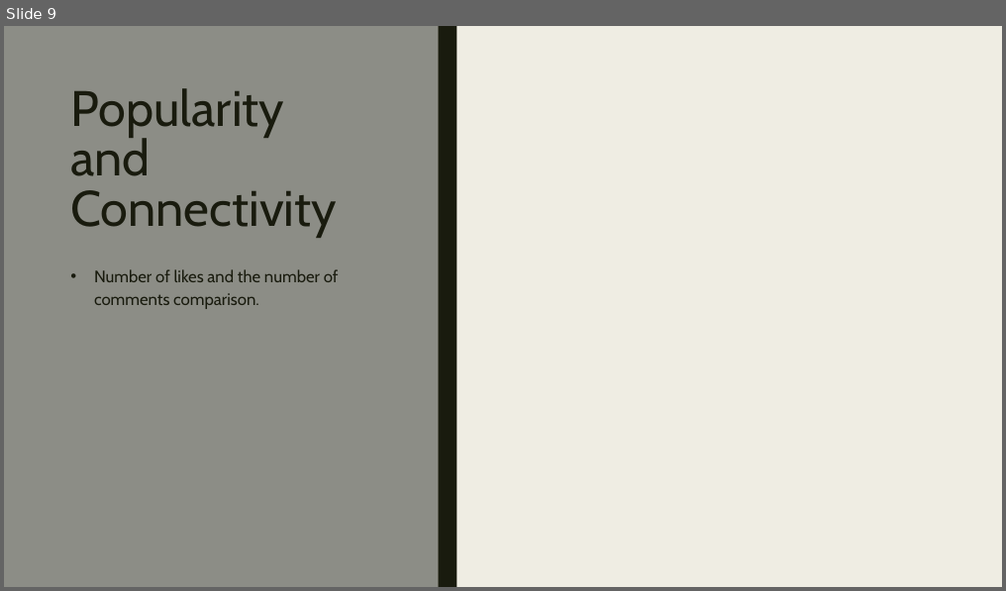
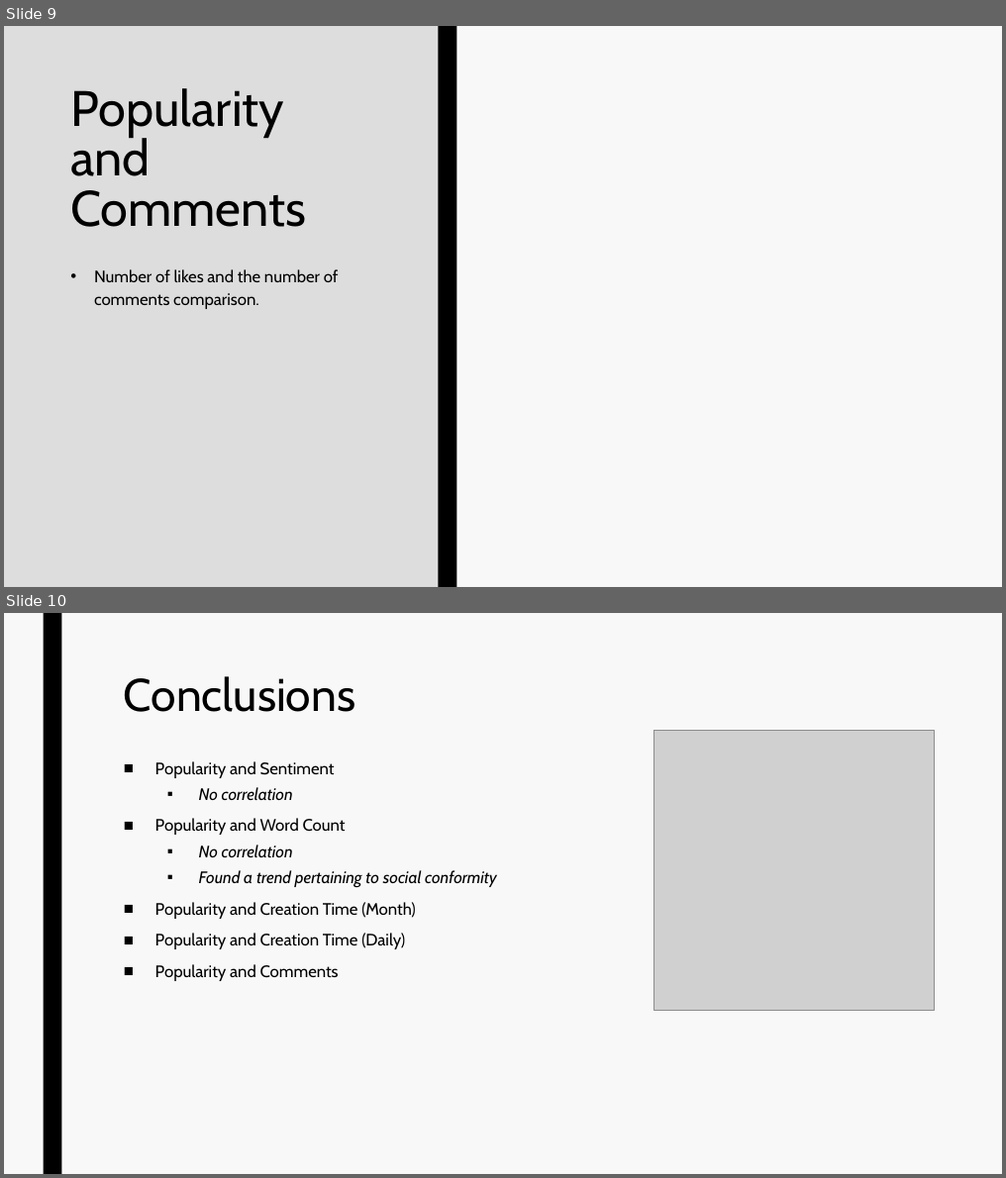
Before and after one commit to EvaTarr/CMPT412Project, a slide deck: presentation.pptx. Shown one above the other, each under a label of ours: slide 9 before the commit, slides 9 and 10 after it. The pictures are 1006x591 and 1006x1178 pixels, drawn with LibreOffice and Linux fonts; fonts in the diff are those of the drawing; grey boxes stand for pictures. Boxes give left, top, right and bottom in pixels: in the first picture for what was removed or moved away, otherwise in the second. Text is boxed around its words. In the diff, an @@ line names an element or a change of style, - is before the commit and + after.

```diff
--- a/presentation.pptx
+++ b/presentation.pptx
@@ slide 10 added at (4, 613, 1002, 1174), background #F8F8F8 @@
@@ rectangle added at (43, 613, 61, 1174), fill #000000 @@
@@ title added at (124, 676, 355, 712), 44 pt, text #000000 @@
+Conclusions
@@ picture added at (654, 730, 935, 1010) @@
@@ text added at (155, 761, 497, 981), 16 pt, text #000000 @@
+■ Popularity and Sentiment
+  ▪ No correlation
+■ Popularity and Word Count
+  ▪ No correlation
+  ▪ Found a trend pertaining to social conformity
+■ Popularity and Creation Time (Month)
+■ Popularity and Creation Time (Daily)
+■ Popularity and Comments
@@ slide 9 changed as well @@
@@ background #EFEDE3 to #F8F8F8 @@
@@ rectangle at (4, 26, 439, 587): fill #8C8D86 to #DDDDDD @@
@@ rectangle at (439, 26, 456, 587): fill #191B0E to #000000 @@
@@ title at (70, 88, 306, 227): text changed; text colour #191B0E to #000000 @@
-Popularity and Connectivity
+Popularity and Comments
@@ text "Number of likes and the ..." at (94, 270, 339, 309): text colour #191B0E to #000000 @@
```
Also in this commit, not shown: 10 other slides changed, 1 slide removed, 3 other files.
